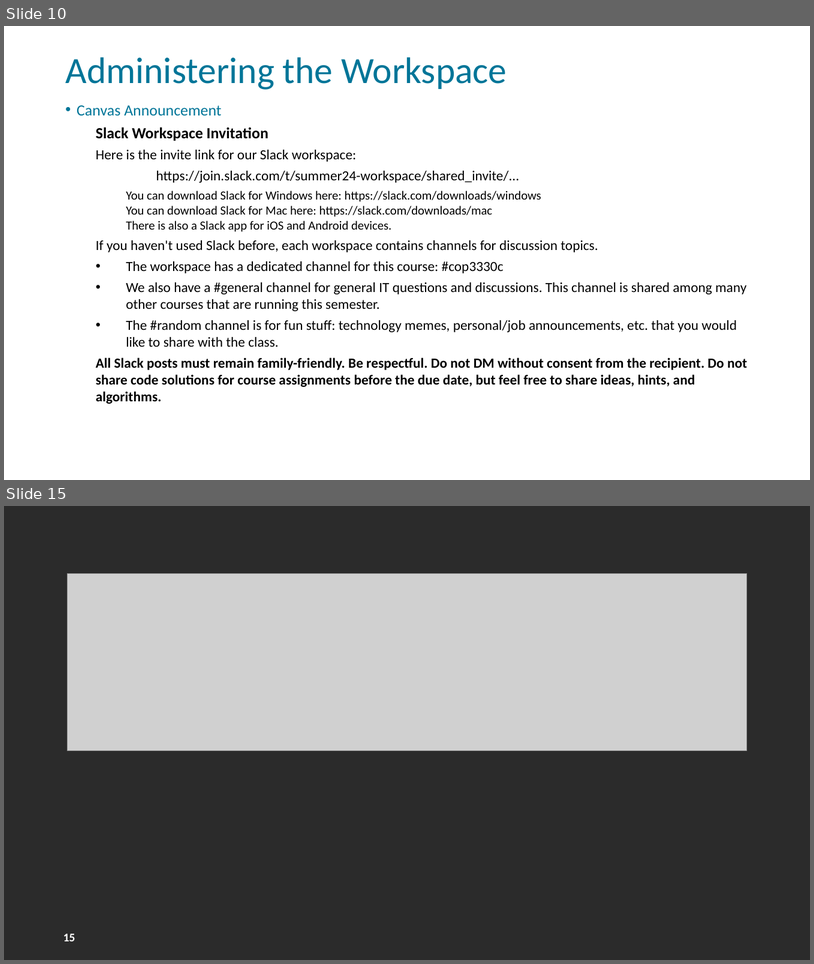
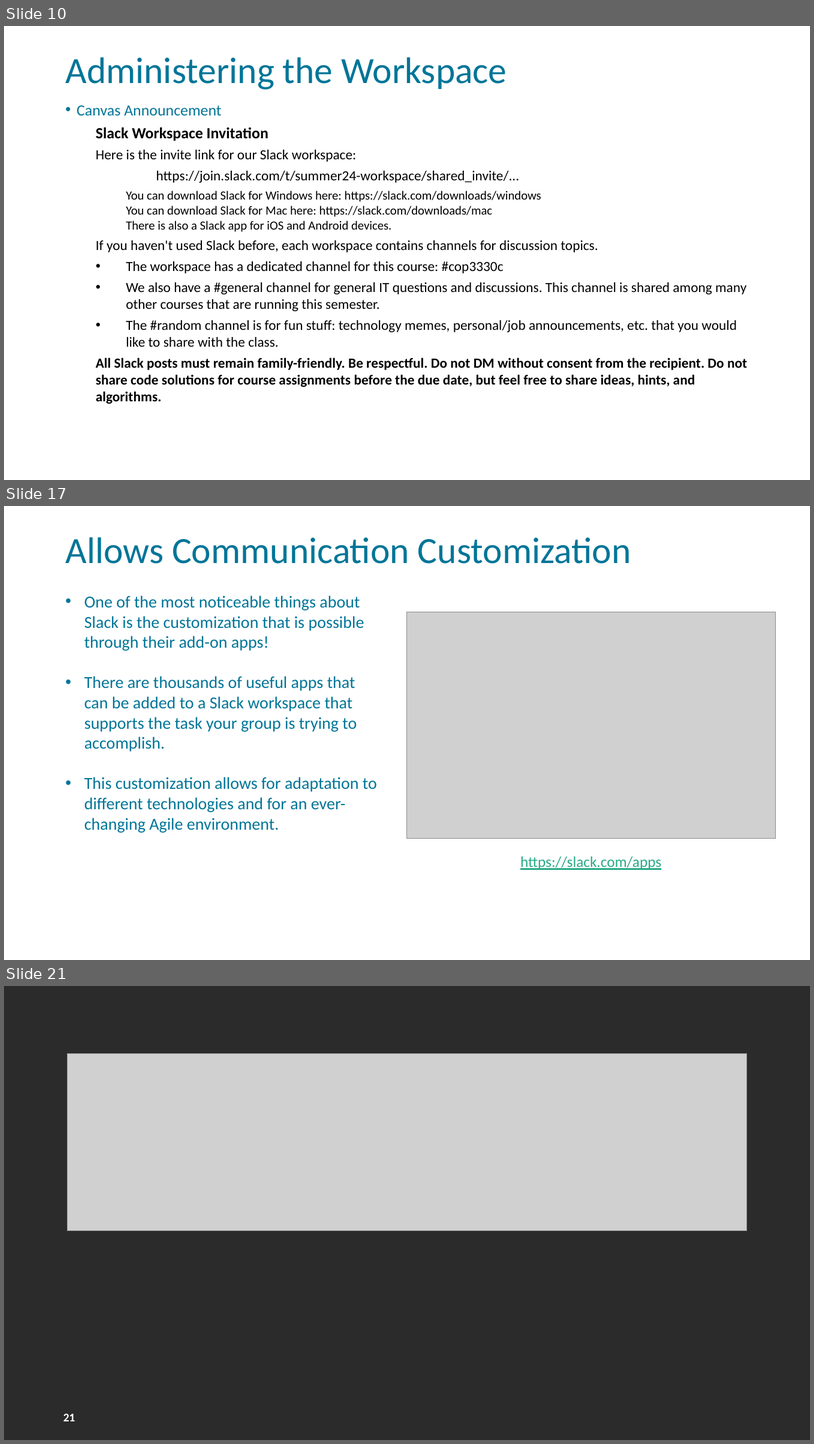
Before and after one commit to FSCJ-FacultyDev/HITEC2024, a slide deck: LeveragingSlackForStudentCollaboration.pptx. Shown one above the other, each under a label of ours: slides 10 and 15 before the commit, slides 10, 17 and 21 after it; the slides between them are not shown. The pictures are 814x964 and 814x1444 pixels, drawn with LibreOffice and Linux fonts; fonts in the diff are those of the drawing; grey boxes stand for pictures; background and template pictures are left out; a plain dark background stands for a picture behind light text. Boxes give left, top, right and bottom in pixels: in the first picture for what was removed or moved away, otherwise in the second. Text is boxed around its words. In the diff, an @@ line names an element or a change of style, - is before the commit and + after.

```diff
--- a/LeveragingSlackForStudentCollaboration.pptx
+++ b/LeveragingSlackForStudentCollaboration.pptx
@@ slide 17 added at (x1=4, y1=506, x2=810, y2=960), background picture (left out); not listed: 1 template element that a slide beside it also shows @@
@@ title added at (x1=65, y1=537, x2=632, y2=564), 44 pt, text #007598 @@
+Allows Communication Customization
@@ text added at (x1=84, y1=595, x2=377, y2=832), 20 pt, text #007598 @@
+• One of the most noticeable things about Slack is the customization that is possible through their add-on apps!
+• There are thousands of useful apps that can be added to a Slack workspace that supports the task your group is trying to accomplish.
+• This customization allows for adaptation to different technologies and for an ever-changing Agile environment.
@@ picture added at (x1=408, y1=612, x2=777, y2=838) @@
@@ text added at (x1=521, y1=856, x2=662, y2=870), 18 pt, text #29AA87, underline @@
+https://slack.com/apps
@@ what was slide 15 is now slide 21 @@
@@ page number at (x1=63, y1=1413, x2=75, y2=1421): text changed @@
-15
+21
```
Also in this commit, not shown: 3 slides changed, 6 other slides added, 1 slide removed.
